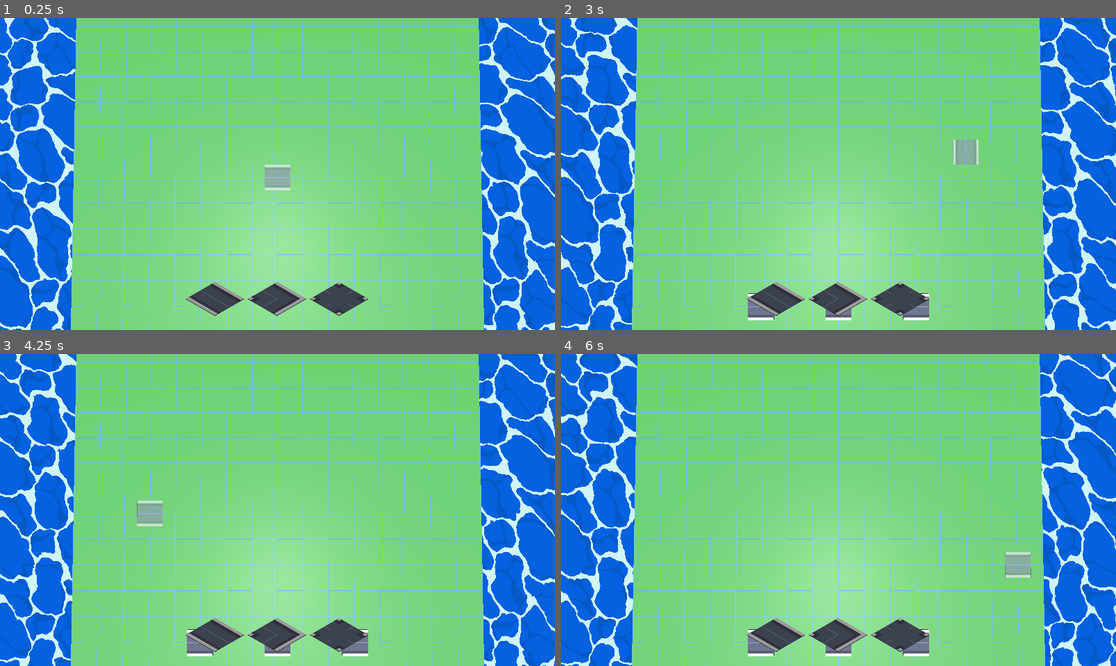
Above: before the commit, frames 1-4 (two rows, left to right).
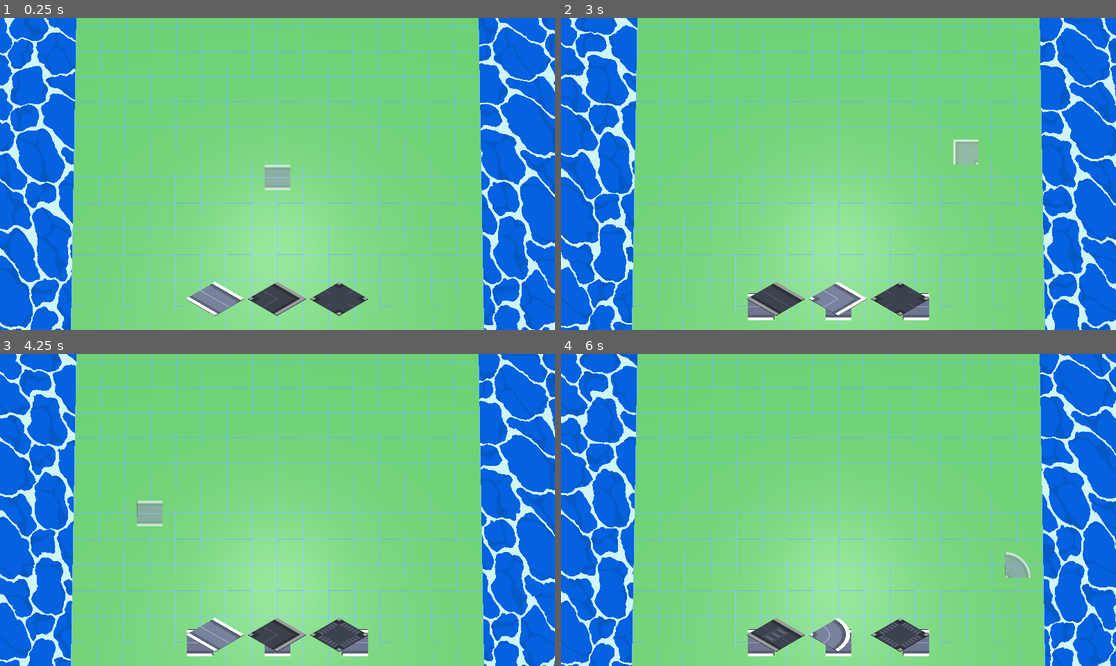
Above: after the commit, the same moments.

Repository: hammeredzombie/idle-city
Game: Godot game, scene res://scenes/world.tscn
Two runs of this game, one before a commit and one after it. Both use one fixed random seed, a clock stepped at 60 frames per second and the inputs below.
Inputs (mouse positions are in pixels of both pictures, inside the frame that each line leads up to):
- Up to frame 1 (0.25 s): no input
- Up to frame 2 (3 s): click (777, 298) at 0.5 s; click (838, 298) at 1.25 s; click (899, 298) at 2 s; move the mouse to (960, 158) at 2.77 s; hold E (rotate_right) from 2.78 s (still down); hold 2 (build_bend) from 2.78 s (still down)
- Up to frame 3 (4.25 s): tap 3 (build_intersection) at 3.05, 3.6 s; move the mouse to (166, 525) at 3.52 s; release E (rotate_right) at 3.53 s; release 2 (build_bend) at 3.53 s; hold Q (rotate_left) from 3.53 s (still down); tap 1 (build_straight) at 3.8 s
- Up to frame 4 (6 s): move the mouse to (894, 441) at 4.27 s; release Q (rotate_left) at 4.28 s; hold 1 (build_straight) 4.28-5.03 s; hold E (rotate_right) 4.28-5.78 s; tap R (road_builder) at 4.55, 5.1 s; move the mouse to (810, 572) at 5.02 s; tap 2 (build_bend) at 5.3 s; move the mouse to (1005, 556) at 5.77 s; hold Q (rotate_left) from 5.78 s (still down); hold 2 (build_bend) from 5.78 s (still down)

The runs differ from the first frame. In frame 1, 0.6% of the frame differs, in the area x 33-44%, y 84-96%; in frame 2, 0.6%; in frame 3, 0.7%; in frame 4, 0.9%, in the area x 36-85%, y 63-96%.

Commit message:
finishes switching between tile types

Diff:
--- a/scenes/road.gd
+++ b/scenes/road.gd
@@ -1,5 +1,6 @@
 extends GridMap
 
+# Grid map setup
 const MESH_NAME: Dictionary = {
 	"straight": 'straight',
 	"straight_preview": 'straight_preview',
@@ -58,6 +59,7 @@
 	'tile_preview',
 ]
 
+# mesh indexing
 enum MESH_INDEX {
 	straight,
 	straight_preview,
@@ -87,7 +89,21 @@
 	tile_preview,
 }
 
-enum THUMBNAIL_INDEX {
+const MIN_MESH_INDEX = MESH_INDEX.straight
+const MIN_MESH_INDEX_STRAIGHT = MESH_INDEX.straight
+const MAX_MESH_INDEX_STRAIGHT = MESH_INDEX.end_round
+const MIN_MESH_INDEX_BEND = MESH_INDEX.bend
+const MAX_MESH_INDEX_BEND = MESH_INDEX.bend_round
+const MIN_MESH_INDEX_INTERSECTION = MESH_INDEX.intersection
+const MAX_MESH_INDEX_INTERSECTION = MESH_INDEX.t_intersection_crossing
+
+enum TILE_TYPE {
+	straight,
+	bend,
+	intersection
+}
+
+enum MESH_THUMBNAIL_INDEX {
 	straight,
 	straight_crossing,
 	end,
@@ -105,48 +121,46 @@
 
 const thumbnails = [
 	preload("res://assets/tiles/thumbnails/straight.png"),
+	null,
 	preload("res://assets/tiles/thumbnails/straight-crossing.png"),
+	null,
 	preload("res://assets/tiles/thumbnails/end.png"),
+	null,
 	preload("res://assets/tiles/thumbnails/end-round.png"),
+	null,
 	preload("res://assets/tiles/thumbnails/bend.png"),
+	null,
 	preload("res://assets/tiles/thumbnails/bend-round.png"),
+	null,
 	preload("res://assets/tiles/thumbnails/intersection.png"),
+	null,
 	preload("res://assets/tiles/thumbnails/intersection-crossing.png"),
+	null,
 	preload("res://assets/tiles/thumbnails/t-intersection.png"),
+	null,
 	preload("res://assets/tiles/thumbnails/t-intersection-crossing.png"),
+	null,
 	preload("res://assets/tiles/thumbnails/driveway-double.png"),
+	null,
 	preload("res://assets/tiles/thumbnails/driveway-single.png"),
+	null,
 	preload("res://assets/tiles/thumbnails/tile.png"),
+	null,
 ]
-
-enum TILE_TYPE {
-	straight,
-	bend,
-	intersection
-}
-
-const MIN_MESH_INDEX = MESH_INDEX.straight
-const MAX_MESH_INDEX = MESH_INDEX.tile
-const MIN_MESH_INDEX_STRAIGHT = MESH_INDEX.straight
-const MAX_MESH_INDEX_STRAIGHT = MESH_INDEX.end_round
-const MIN_MESH_INDEX_BEND = MESH_INDEX.bend
-const MAX_MESH_INDEX_BEND = MESH_INDEX.bend_round
-const MIN_MESH_INDEX_INTERSECTION = MESH_INDEX.intersection
-const MAX_MESH_INDEX_INTERSECTION = MESH_INDEX.t_intersection_crossing
 
 var _is_building:bool = true
 var _is_placing:bool = false
 var _is_removing:bool = false
-var _preview_active: bool = false
+var _preview_active: bool = _is_building
 var _preview_cell: Vector3i
 var _target_layer_y: int = 0
 
 var _curr_cell:Vector3i = Vector3i(-1, -1, -1)
 var _curr_tile:int = MESH_INDEX.straight
-# var _curr_tile_straight:int = MESH_INDEX.straight
-# var _curr_tile_bend:int = MESH_INDEX.bend
-# var _curr_tile_intersection:int = MESH_INDEX.intersection
-# var _curr_type:int = TILE_TYPE.straight
+var _curr_tile_straight:int = MESH_INDEX.straight
+var _curr_tile_bend:int = MESH_INDEX.bend
+var _curr_tile_intersection:int = MESH_INDEX.intersection
+var _curr_type:int = TILE_TYPE.straight
 var _curr_orientation: Basis = Basis()
 
 var meshes: Array[int]
@@ -154,6 +168,9 @@
 @onready var grid: GridMap = self
 @onready var camera: Camera3D = get_viewport().get_camera_3d()
 @onready var ui: Control = get_node('UI')
+@onready var straight_thumbnail: TextureButton = ui.get_node('straight')
+@onready var bend_thumbnail: TextureButton = ui.get_node('bend')
+@onready var intersection_thumbnail: TextureButton = ui.get_node('intersection')
 
 func _ready() -> void:
 	if grid.mesh_library == null:
@@ -163,15 +180,18 @@
 		return
 	_assign_mesh_indices()
 	ui.visible = _is_building
+	_switch_type() # highlight starting build type
 
 func _input(event: InputEvent) -> void:
 	#enable building
 	if event.is_action_pressed("road_builder"):
 		_is_building = !_is_building
 		ui.visible = _is_building
-
-	if not _is_building:
-		return
+		if not _is_building:
+			_curr_cell = _get_cell_under_mouse()
+			_remove_preview(_curr_cell)
+			_preview_active = false
+			return
 
 	#place tile
 	if event.is_action_pressed("mouse_left"):
@@ -203,14 +223,11 @@
 
 	#change tile type
 	if event.is_action_pressed("build_straight"):
-		# _choose_or_cycle_type(TILE_TYPE.straight)
-		pass
+		_choose_or_cycle_type(TILE_TYPE.straight)
 	elif event.is_action_pressed("build_bend"):
-		# _choose_or_cycle_type(TILE_TYPE.bend)
-		pass
+		_choose_or_cycle_type(TILE_TYPE.bend)
 	elif event.is_action_pressed("build_intersection"):
-		# _choose_or_cycle_type(TILE_TYPE.intersection)
-		pass
+		_choose_or_cycle_type(TILE_TYPE.intersection)
 
 func _process(_delta: float) -> void:
 	if not _is_building:
@@ -222,11 +239,11 @@
 	if _is_building and not (_is_placing or _is_removing):
 		var next_cell: Vector3i = _get_cell_under_mouse()
 
+
 		# if we moved to a different cell, remove the old preview
 		if _preview_active and next_cell != _preview_cell:
 			_remove_preview(_preview_cell)
 			_preview_active = false
-
 		# show preview on the current hover cell (first time or moved)
 		if not _preview_active or next_cell != _preview_cell:
 			_preview_tile(next_cell)
@@ -287,66 +304,72 @@
 	set_cell_item(cell, -1, 0)
 
 func _preview_tile(cell: Vector3i) -> void:
-	print(_curr_orientation)
 	var item_index = get_cell_item(cell)
 	if item_index == -1:
 		set_cell_item(cell, meshes[_get_tile_preview_index(_curr_tile)], get_orthogonal_index_from_basis(_curr_orientation))
 
 func _remove_preview(cell: Vector3i) -> void:
 	# only remove if a preview tile
-	if get_cell_item(cell) % 2 == 1: # preview tiles are odd indexed
+	var meshLibraryIndex = get_cell_item(cell)
+	var previewIndex = meshes.find(meshLibraryIndex)
+	if previewIndex % 2 == 1: # preview tiles are odd indexed
 		set_cell_item(cell, -1, 0)
 
 func _get_tile_preview_index(index: int) -> int:
 	var preview_index = index + 1
 	return preview_index
 
-
 #UI thumbnails
-# func _choose_or_cycle_type(type:TILE_TYPE):
-# 	if type == _curr_type:
-# 		match type:
-# 			TILE_TYPE.straight:
-# 				pass
-# 			TILE_TYPE.bend:
-# 				pass
-# 			TILE_TYPE.intersection:
-# 				pass
-# 	else:
-# 		_curr_type = type
-# 		match type:
-# 			TILE_TYPE.straight:
-# 				_curr_tile = _curr_tile_straight
-# 			TILE_TYPE.bend:
-# 				_curr_tile = _curr_tile_bend
-# 			TILE_TYPE.intersection:
-# 				_curr_tile = _curr_tile_intersection
-
-# func _change_thumbnail(_index: MESH_THUMBNAIL_INDEX):
-# 	pass
-
-# func _get_tile_thumbnail(index: MESH_THUMBNAIL_INDEX) -> int:
-# 	return index
-
-# func _cycle_tile(type:TILE_TYPE):
-# 	match type:
-# 		TILE_TYPE.straight:
-# 			_curr_tile_straight += 2
-# 			if _curr_tile_straight > MAX_MESH_INDEX_STRAIGHT:
-# 				_curr_tile_straight = MESH_INDEX.straight
-# 			_curr_tile = _curr_tile_straight
-# 			straight_thumbnail.texture = thumbnails[_get_tile_thumbnail(MESH_THUMBNAIL_INDEX.straight)]
-# 		TILE_TYPE.bend:
-# 			_curr_tile_bend += 2
-# 			if _curr_tile_bend > MAX_MESH_INDEX_BEND:
-# 				_curr_tile_bend = MESH_INDEX.bend
-# 			_curr_tile = _curr_tile_bend
-# 		TILE_TYPE.intersection:
-# 			_curr_tile_intersection += 2
-# 			if _curr_tile_intersection > MAX_MESH_INDEX_INTERSECTION:
-# 				_curr_tile_intersection = MESH_INDEX.intersection
-# 			_curr_tile = _curr_tile_intersection
-
+func _choose_or_cycle_type(type:TILE_TYPE):
+	if type == _curr_type:
+		_cycle_tile()
+	else:
+		_curr_type = type
+		_switch_type()
+	_curr_cell = _get_cell_under_mouse()
+	_remove_preview(_curr_cell)
+	_preview_tile(_curr_cell)
+
+func _switch_type():
+	match _curr_type:
+		TILE_TYPE.straight:
+			_curr_tile = _curr_tile_straight
+			straight_thumbnail.self_modulate = Color(2.0, 2.0, 2.0)
+			bend_thumbnail.self_modulate = Color(1.0, 1.0, 1.0)
+			intersection_thumbnail.self_modulate = Color(1.0, 1.0, 1.0)
+		TILE_TYPE.bend:
+			_curr_tile = _curr_tile_bend
+			straight_thumbnail.self_modulate = Color(1.0, 1.0, 1.0)
+			bend_thumbnail.self_modulate = Color(2.0, 2.0, 2.0)
+			intersection_thumbnail.self_modulate = Color(1.0, 1.0, 1.0)
+		TILE_TYPE.intersection:
+			_curr_tile = _curr_tile_intersection
+			straight_thumbnail.self_modulate = Color(1.0, 1.0, 1.0)
+			bend_thumbnail.self_modulate = Color(1.0, 1.0, 1.0)
+			intersection_thumbnail.self_modulate = Color(2.0, 2.0, 2.0)
+
+func _cycle_tile():
+	match _curr_type:
+		TILE_TYPE.straight:
+			_curr_tile_straight += 2
+			if _curr_tile_straight > MAX_MESH_INDEX_STRAIGHT:
+				_curr_tile_straight = MESH_INDEX.straight
+			_curr_tile = _curr_tile_straight
+			straight_thumbnail.texture_normal = thumbnails[_curr_tile]
+		TILE_TYPE.bend:
+			_curr_tile_bend += 2
+			if _curr_tile_bend > MAX_MESH_INDEX_BEND:
+				_curr_tile_bend = MESH_INDEX.bend
+			_curr_tile = _curr_tile_bend
+			bend_thumbnail.texture_normal = thumbnails[_curr_tile]
+		TILE_TYPE.intersection:
+			_curr_tile_intersection += 2
+			if _curr_tile_intersection > MAX_MESH_INDEX_INTERSECTION:
+				_curr_tile_intersection = MESH_INDEX.intersection
+			_curr_tile = _curr_tile_intersection
+			intersection_thumbnail.texture_normal = thumbnails[_curr_tile]
+
+#
 func _assign_mesh_indices() -> void:
 	var lib: MeshLibrary = grid.mesh_library
 	for mesh in MESH_ORDER:
